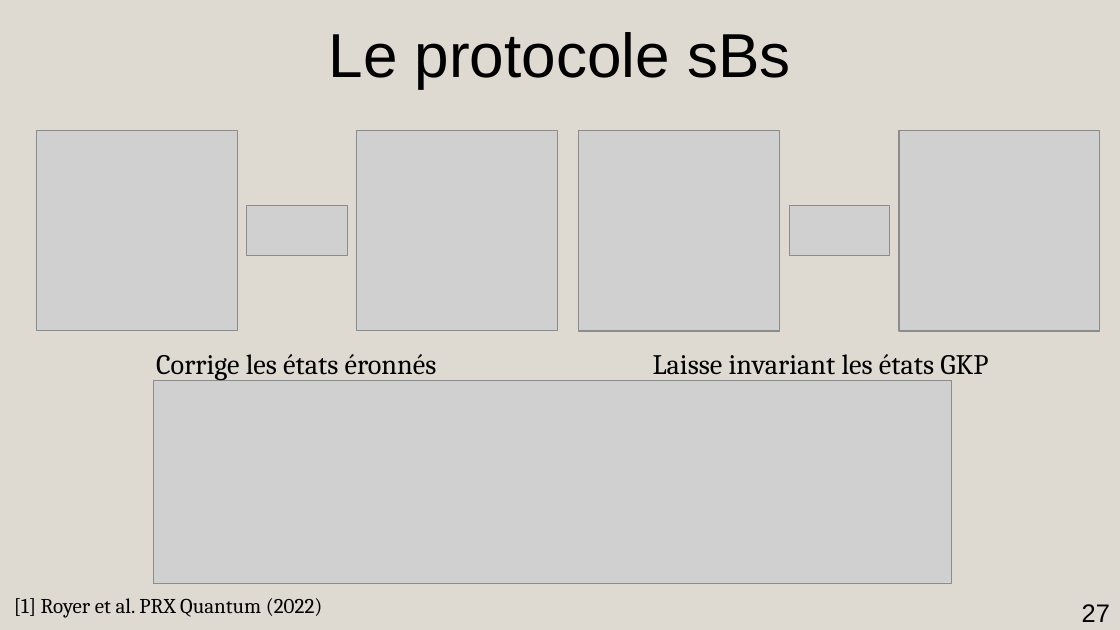
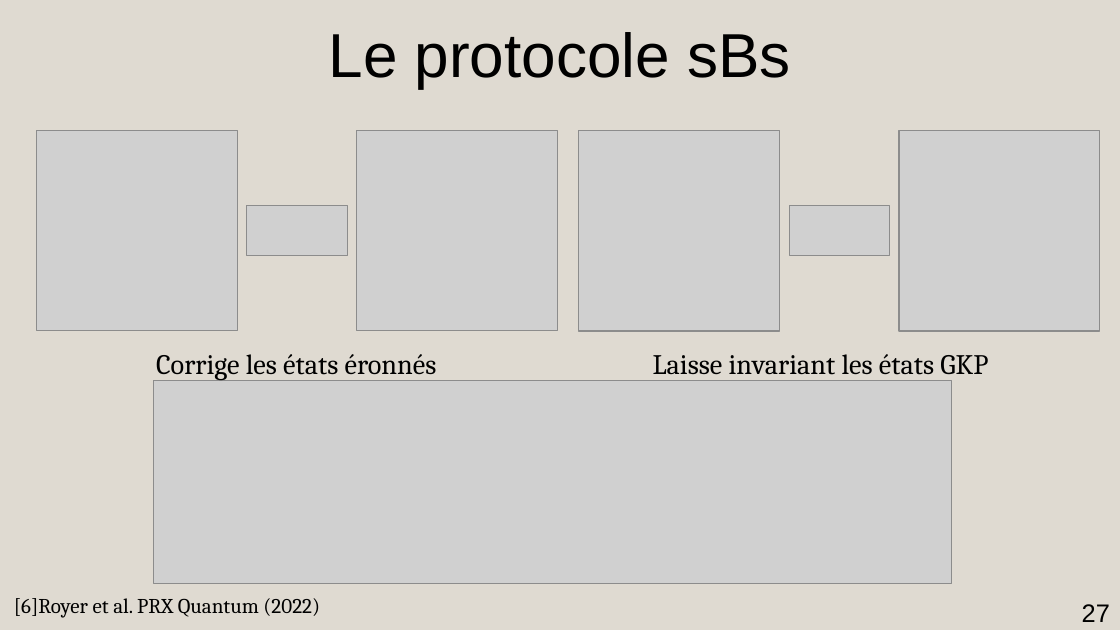
Before and after one commit to AmdaU/presentations, a slide deck: slide 27 of Seminaire/Seminaire.odp. Drawn at 1120x630 pixels with LibreOffice and Linux fonts; fonts in the diff are those of the drawing; grey boxes stand for pictures. Boxes give left, top, right and bottom in pixels: in the first picture for what was removed or moved away, otherwise in the second. Text is boxed around its words. In the diff, an @@ line names an element or a change of style, - is before the commit and + after.

```diff
--- a/Seminaire/Seminaire.odp
+++ b/Seminaire/Seminaire.odp
@@ text at [14, 598, 320, 618]: text changed @@
-[1] Royer et al. PRX Quantum (2022)
+[6]Royer et al. PRX Quantum (2022)
```
Also in this commit, not shown: 9 other slides changed, 1 slide added, 1 other file.
